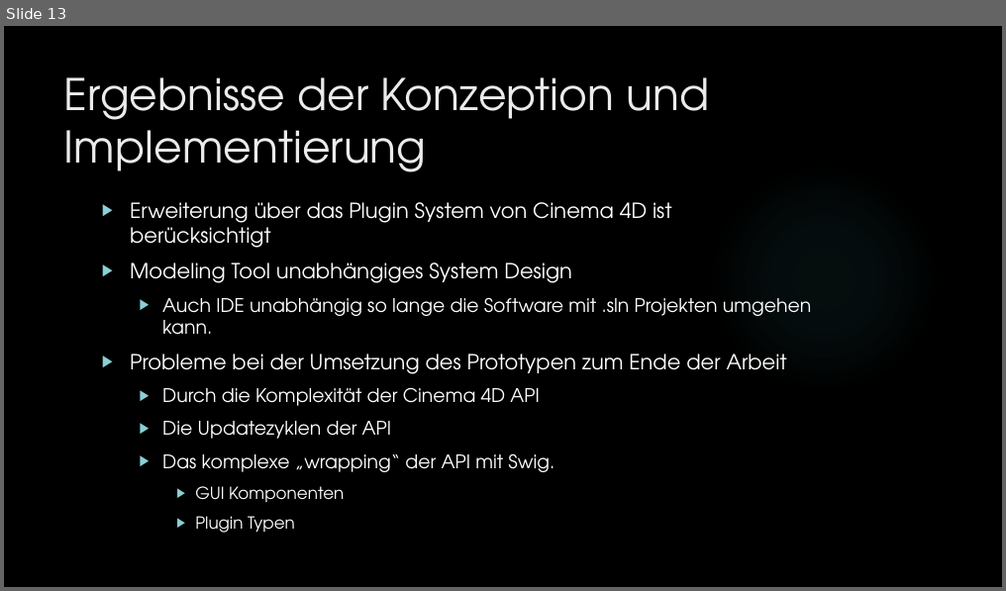
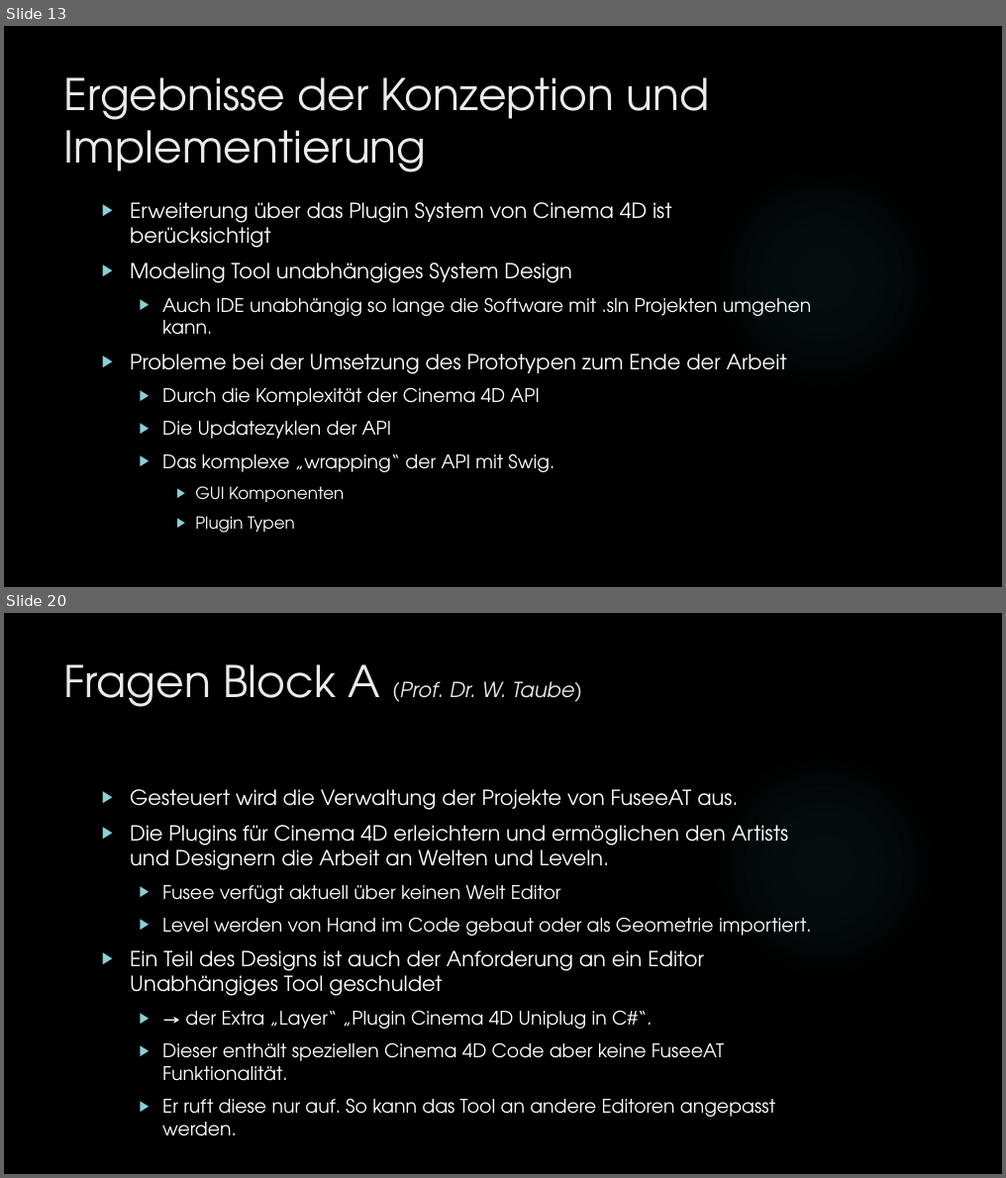
Before and after one commit to dNovel/MasterThesisWS1415, a slide deck: Disputation/Praesentation_DominikSteffen.pptx. Shown one above the other, each under a label of ours: slide 13 before the commit, slides 13 and 20 after it; the slides between them are not shown. The pictures are 1006x591 and 1006x1178 pixels, drawn with LibreOffice and Linux fonts; fonts in the diff are those of the drawing; background and template pictures are left out. Boxes give left, top, right and bottom in pixels: in the first picture for what was removed or moved away, otherwise in the second. Text is boxed around its words. In the diff, an @@ line names an element or a change of style, - is before the commit and + after.

Commit message:
Fragen von Prof. Taube eingebaut.
Fragen eingefügt. Nächster Schritt: Clean Up und Fehler beseitigen.

```diff
--- a/Disputation/Praesentation_DominikSteffen.pptx
+++ b/Disputation/Praesentation_DominikSteffen.pptx
@@ slide 20 added at (4,613,1002,1174), background picture (left out); not listed: 1 template element that a slide beside it also shows @@
@@ title added at (64,664,582,707), 20 pt, text #EBEBEB, italic @@
+Fragen Block A (Prof. Dr. W. Taube)
@@ text added at (130,789,812,1137), 18 pt, text #FFFFFF @@
+▶ Gesteuert wird die Verwaltung der Projekte von FuseeAT aus.
+▶ Die Plugins für Cinema 4D erleichtern und ermöglichen den Artists und Designern die Arbeit an Welten und Leveln.
+  ▶ Fusee verfügt aktuell über keinen Welt Editor
+  ▶ Level werden von Hand im Code gebaut oder als Geometrie importiert.
+▶ Ein Teil des Designs ist auch der Anforderung an ein Editor Unabhängiges Tool geschuldet
+  ▶ → der Extra „Layer“ „Plugin Cinema 4D Uniplug in C#“.
+  ▶ Dieser enthält speziellen Cinema 4D Code aber keine FuseeAT Funktionalität.
+  ▶ Er ruft diese nur auf. So kann das Tool an andere Editoren angepasst werden.
```
Also in this commit, not shown: 4 slides changed, 17 other slides added.
